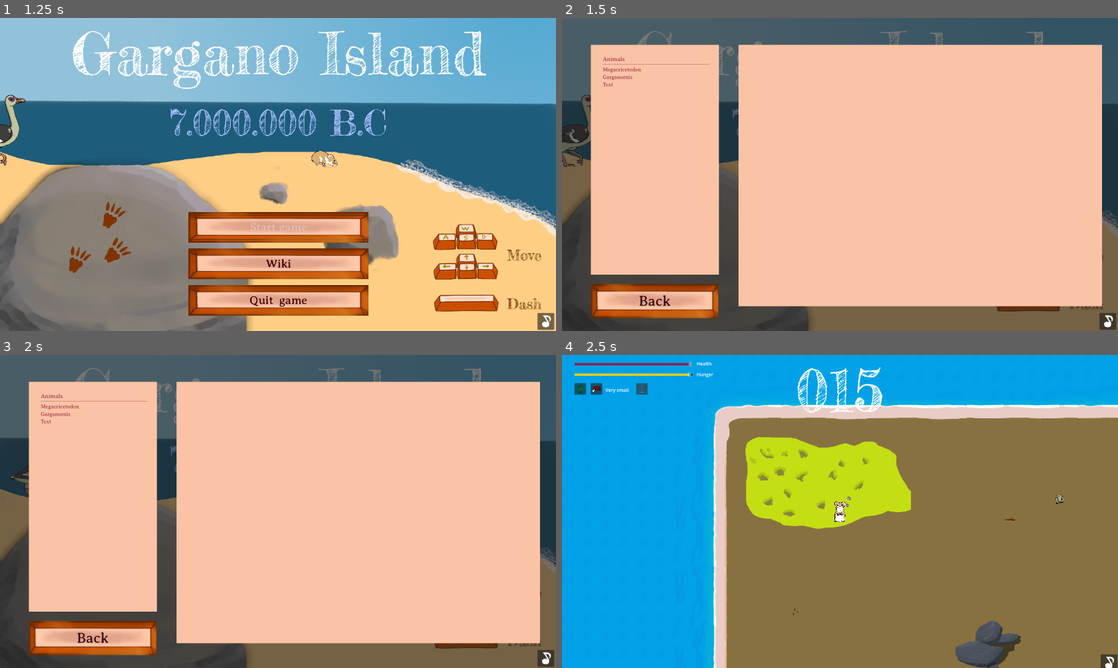
Above: before the commit, frames 1-4 (two rows, left to right).
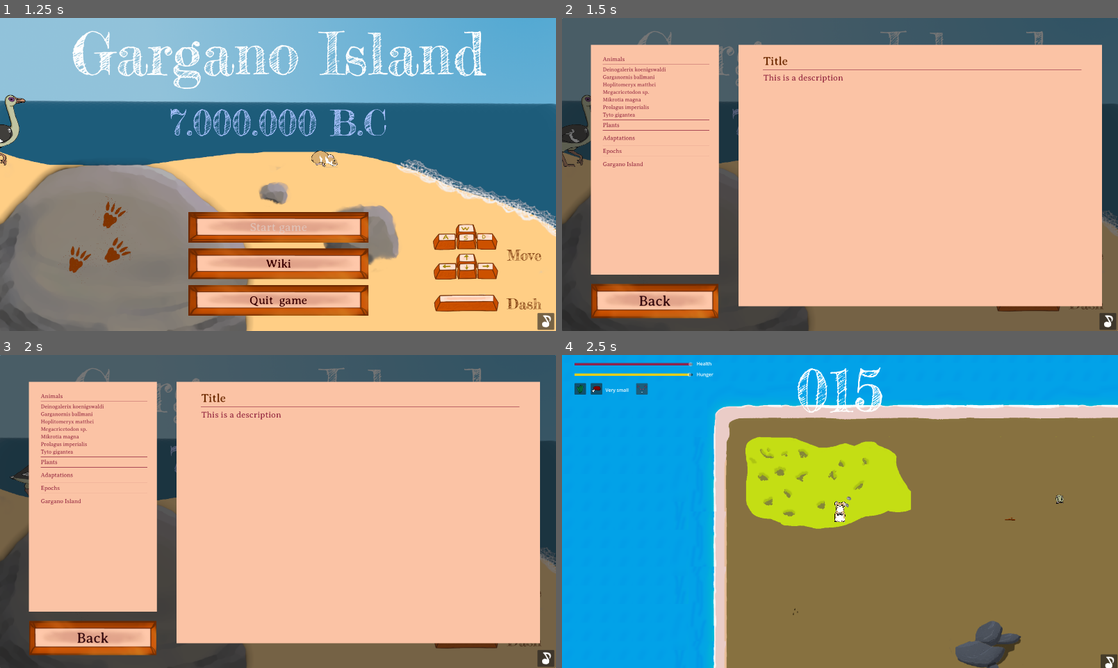
Above: after the commit, the same moments.

Repository: nialsiG/GMTK2024
Game: Godot game, scene res://scenes/Menus/start_menu.tscn
Same seed, same stepped clock (60 frames per second), same inputs: the game is played once before the commit and once after it. The engine's default icon, where the game draws it, is replaced by a stand-in: a white triangle on a blue panel in a dark square.
Inputs (mouse positions are in pixels of both pictures, inside the frame that each line leads up to):
- Up to frame 1 (1.25 s): click "Start game" at 0.5 s
- Up to frame 2 (1.5 s): click "Wiki" at 1.25 s
- Up to frame 3 (2 s): no input
- Up to frame 4 (2.5 s): click (656, 405) at 2 s, where only the run after the commit has a clickable "Deinogalerix koenigswaldi"

Frame 1 is identical in both runs. In frame 2, 0.9% of the frame differs, in the area x 7-94%, y 12-48%; in frame 3, 0.9%; in frame 4, nothing differs.

Commit message:
Wiki system + complete animal wiki + placeholder other wikis

Diff:
--- a/Gmtk 2024/resources/labels/text2.tres
+++ b/Gmtk 2024/resources/labels/text2.tres
@@ -4,5 +4,5 @@
 
 [resource]
 font = ExtResource("1_5hyxi")
-font_size = 50
+font_size = 40
 font_color = Color(0.423529, 0.160784, 0, 1)
--- /dev/null
+++ b/Gmtk 2024/resources/separators/wiki_separator.tres
@@ -0,0 +1,4 @@
+[gd_resource type="StyleBoxLine" format=3 uid="uid://cl4hfcpntbfjs"]
+
+[resource]
+color = Color(0.611765, 0.203922, 0.282353, 1)
--- a/Gmtk 2024/scenes/Animals/Garganomis.tscn
+++ b/Gmtk 2024/scenes/Animals/Garganomis.tscn
@@ -14,8 +14,6 @@
 
 [node name="deinogalerix2" instance=ExtResource("1_p3d56")]
 initial_size = 6
-acceleration = 1500.0
-friction = 1500.0
 animalName = "Undefined"
 
 [node name="CollisionShape2D" parent="." index="0"]
--- a/Gmtk 2024/scenes/Animals/Prolagus.tscn
+++ b/Gmtk 2024/scenes/Animals/Prolagus.tscn
@@ -4,8 +4,6 @@
 [ext_resource type="SpriteFrames" uid="uid://dkw3d75fcqhkx" path="res://assets/sprites/Animals/Prolagus/Prolagus.tres" id="3_ttf2r"]
 
 [node name="deinogalerix" instance=ExtResource("1_d7v0i")]
-acceleration = 1500.0
-friction = 1500.0
 animalName = "Undefined"
 
 [node name="Sprite2D" parent="." index="1"]
--- a/Gmtk 2024/scenes/Animals/Tyto.tscn
+++ b/Gmtk 2024/scenes/Animals/Tyto.tscn
@@ -16,8 +16,6 @@
 collision_layer = 2
 collision_mask = 2
 initial_size = 5
-acceleration = 1500.0
-friction = 1500.0
 animalName = "Undefined"
 
 [node name="CollisionShape2D" parent="." index="0"]
--- a/Gmtk 2024/scenes/Game/hud.gd
+++ b/Gmtk 2024/scenes/Game/hud.gd
@@ -62,7 +62,10 @@
 	var trophy_label = $FinalScoreContainer/TrophyLabel
 	var description_label = $FinalScoreContainer/DescriptionLabel
 	var grid = $FinalScoreContainer/ScrollContainer/GridContainer
+
+	_score_label.hide()
 	_score_label_2.text = str(_score)
+
 	if _score < 700:
 		trophy_label.text = "Meg-what?"
 		description_label.text = "You won't go down the fossil record... Try again!"
--- /dev/null
+++ b/Gmtk 2024/scenes/Menus/WikiButton.gd
@@ -0,0 +1,8 @@
+class_name  WikiButton extends Button
+
+@export var _texture: Texture2D = null
+@export var _title: String = ""
+@export_multiline var _text: String = ""
+
+func _ready():
+	self.text = _title
--- /dev/null
+++ b/Gmtk 2024/scenes/Menus/WikiContainer.gd
@@ -0,0 +1,16 @@
+extends Panel
+
+@export var button_array: Array[WikiButton]
+
+@onready var title_label: Label = %WikiRightTitleLabel
+@onready var text_label: RichTextLabel = %WikiRightTextLabel
+@onready var texture_rect: TextureRect = %WikiRightTexture2D
+
+func _ready():
+	for button in button_array:
+		button.pressed.connect(change_wiki.bind(button._title, button._text, button._texture))
+
+func change_wiki(title: String, text: String, texture: Texture2D):
+	title_label.text = title
+	text_label.text = text
+	texture_rect.texture = texture
--- a/Gmtk 2024/scenes/Menus/start_menu.tscn
+++ b/Gmtk 2024/scenes/Menus/start_menu.tscn
@@ -16,11 +16,23 @@
 [ext_resource type="LabelSettings" uid="uid://bn0y2ipsuysdl" path="res://resources/labels/title3.tres" id="9_o84i5"]
 [ext_resource type="Texture2D" uid="uid://ol0k8jj34cgk" path="res://assets/sprites/Other/Steps2.png" id="11_1th13"]
 [ext_resource type="FontFile" uid="uid://bxidviks1lwgv" path="res://assets/fonts/AveriaSerifLibre-Regular.ttf" id="15_50dkx"]
-[ext_resource type="LabelSettings" path="res://resources/labels/textOnRocks.tres" id="15_jujkx"]
-[ext_resource type="LabelSettings" path="res://resources/labels/wiki_label_settings.tres" id="17_7a77u"]
-[ext_resource type="Theme" path="res://resources/buttons/wiki_button_theme.tres" id="18_xu14w"]
+[ext_resource type="LabelSettings" uid="uid://jbgfdqi76xl4" path="res://resources/labels/textOnRocks.tres" id="15_jujkx"]
+[ext_resource type="Script" path="res://scenes/Menus/WikiContainer.gd" id="16_2gkxj"]
+[ext_resource type="LabelSettings" uid="uid://b41oa5u17ggre" path="res://resources/labels/wiki_label_settings.tres" id="17_7a77u"]
+[ext_resource type="LabelSettings" uid="uid://csfqvnijlr80y" path="res://resources/labels/text2.tres" id="18_di3cn"]
+[ext_resource type="Theme" uid="uid://bjp6a1iwnrfix" path="res://resources/buttons/wiki_button_theme.tres" id="18_xu14w"]
 [ext_resource type="PackedScene" uid="uid://bihcqbrqqb7t3" path="res://scenes/Menus/SettingsMenu.tscn" id="19_lkmx4"]
+[ext_resource type="Texture2D" uid="uid://pcse7r81lgcx" path="res://assets/sprites/Animals/Deino/Deinogalerix_moving_right.png" id="19_rsu41"]
+[ext_resource type="StyleBox" uid="uid://cl4hfcpntbfjs" path="res://resources/separators/wiki_separator.tres" id="19_wlh74"]
+[ext_resource type="FontFile" uid="uid://f20dv1ddhiyi" path="res://assets/fonts/AveriaSerifLibre-Italic.ttf" id="20_7m6mi"]
+[ext_resource type="Texture2D" uid="uid://61y76uxq6atj" path="res://assets/sprites/Player/hamster_idle_face_01.png" id="20_652tj"]
+[ext_resource type="Texture2D" uid="uid://caucxobavns3f" path="res://assets/sprites/Animals/garganomis/Garganornis_right_02.png" id="21_4t224"]
+[ext_resource type="PackedScene" uid="uid://dtvf1kbb85s3j" path="res://scenes/Menus/wiki_button.tscn" id="21_48d6r"]
 [ext_resource type="Script" path="res://scenes/Technicals/GameSoundPlayer.gd" id="21_j3qwn"]
+[ext_resource type="Texture2D" uid="uid://ll1ov2li5vb" path="res://assets/sprites/Animals/Mikrotia/Mikrotia_moving_right_01.png" id="21_ment8"]
+[ext_resource type="Texture2D" uid="uid://djmcakjon4rh8" path="res://assets/sprites/icon.svg" id="22_8pmt2"]
+[ext_resource type="Texture2D" uid="uid://cdmenn5rhrsrd" path="res://assets/sprites/Animals/Prolagus/Prolagus_Top.png" id="25_0twsy"]
+[ext_resource type="Texture2D" uid="uid://ce1oenlfr8aid" path="res://assets/sprites/Animals/Tyto/Tyto_moving_down.png" id="26_8u6xl"]
 
 [sub_resource type="LabelSettings" id="LabelSettings_6q3vm"]
 font = ExtResource("5_qj008")
@@ -29,11 +41,6 @@
 
 [sub_resource type="StyleBoxTexture" id="StyleBoxTexture_0lqv6"]
 texture = ExtResource("8_0vaqb")
-
-[sub_resource type="StyleBoxLine" id="StyleBoxLine_2ddwe"]
-color = Color(0.611765, 0.203922, 0.282353, 1)
-
-[sub_resource type="StyleBoxEmpty" id="StyleBoxEmpty_jif0o"]
 
 [node name="start_menu" type="Node"]
 process_mode = 3
@@ -243,7 +250,7 @@
 label_settings = ExtResource("15_jujkx")
 horizontal_alignment = 1
 
-[node name="WikiContainer" type="Panel" parent="CanvasLayer/Buttons"]
+[node name="WikiContainer" type="Panel" parent="CanvasLayer/Buttons" node_paths=PackedStringArray("button_array")]
 visible = false
 layout_mode = 1
 anchors_preset = 15
@@ -251,9 +258,213 @@
 anchor_bottom = 1.0
 grow_horizontal = 2
 grow_vertical = 2
+script = ExtResource("16_2gkxj")
+button_array = [NodePath("LeftPanel/VBoxContainer/WikiButton"), NodePath("LeftPanel/VBoxContainer/WikiButton2"), NodePath("LeftPanel/VBoxContainer/WikiButton3"), NodePath("LeftPanel/VBoxContainer/WikiButton4"), NodePath("LeftPanel/VBoxContainer/WikiButton5"), NodePath("LeftPanel/VBoxContainer/WikiButton6"), NodePath("LeftPanel/VBoxContainer/WikiButton7")]
+
+[node name="LeftPanel" type="ColorRect" parent="CanvasLayer/Buttons/WikiContainer"]
+layout_mode = 1
+anchors_preset = 8
+anchor_left = 0.5
+anchor_top = 0.5
+anchor_right = 0.5
+anchor_bottom = 0.5
+offset_left = -860.0
+offset_top = -448.0
+offset_right = -418.0
+offset_bottom = 345.0
+grow_horizontal = 2
+grow_vertical = 2
+color = Color(0.984314, 0.764706, 0.647059, 1)
+
+[node name="VBoxContainer" type="VBoxContainer" parent="CanvasLayer/Buttons/WikiContainer/LeftPanel"]
+layout_mode = 1
+anchors_preset = 15
+anchor_right = 1.0
+anchor_bottom = 1.0
+offset_left = 41.0
+offset_top = 39.0
+offset_right = -34.0
+offset_bottom = -39.0
+grow_horizontal = 2
+grow_vertical = 2
+
+[node name="Label" type="Label" parent="CanvasLayer/Buttons/WikiContainer/LeftPanel/VBoxContainer"]
+layout_mode = 2
+text = "Animals"
+label_settings = ExtResource("17_7a77u")
+
+[node name="HSeparator" type="HSeparator" parent="CanvasLayer/Buttons/WikiContainer/LeftPanel/VBoxContainer"]
+layout_mode = 2
+theme_override_constants/separation = 5
+theme_override_styles/separator = ExtResource("19_wlh74")
+
+[node name="WikiButton" parent="CanvasLayer/Buttons/WikiContainer/LeftPanel/VBoxContainer" instance=ExtResource("21_48d6r")]
+layout_mode = 2
+_texture = ExtResource("19_rsu41")
+_title = "Deinogalerix koenigswaldi"
+_text = "With a name meaning “Terrible Galerix”, [i]Deinogalerix[/i] is a gymnure, a cousin of hedgehogs with no quills. About 60 cm long, its long jaws and sharp teeth are perfectly adapted to eat small prey. It was only found on Gargano Island during the late Miocene."
+
+[node name="WikiButton2" parent="CanvasLayer/Buttons/WikiContainer/LeftPanel/VBoxContainer" instance=ExtResource("21_48d6r")]
+layout_mode = 2
+_texture = ExtResource("21_4t224")
+_title = "Garganornis ballmani"
+_text = "[i]Garganornis[/i] (“Gargano bird”) was a large Anatidae (the family of swans, geese and ducks). Thicker leg bones and short and robust wings suggest that it was flightless. This lifestyle was likely the result of its size increase, which acted as a deterrent to predators. Its estimated weight ranged between 15 and 22 kilograms, larger than any living Anatidae."
+
+[node name="WikiButton3" parent="CanvasLayer/Buttons/WikiContainer/LeftPanel/VBoxContainer" instance=ExtResource("21_48d6r")]
+layout_mode = 2
+_texture = ExtResource("22_8pmt2")
+_title = "Hoplitomeryx matthei"
+_text = "Also known as prongdeer, Hoplitomeryx is an extinct ruminant endemic to Gargano Island. It is famous for its five horns, as well as protruding canines reminiscent of the extant musk deer. They showed a huge diversity of sizes and morphologies: it could be explained by the lack of predators on the island, with the exception of the giant owl Tyto."
+
+[node name="WikiButton4" parent="CanvasLayer/Buttons/WikiContainer/LeftPanel/VBoxContainer" instance=ExtResource("21_48d6r")]
+layout_mode = 2
+_texture = ExtResource("20_652tj")
+_title = "Megacricetodon sp."
+_text = "The Megs belong to an extinct genus of hamsters that was found from Western Europe to China during the Miocene. It was remarkably diverse and abundant. Perhaps not as impressive as other Megs (which happens to be the nicknames for a large dinosaur Megalosaurus AND a gigantic shark Otodus megalodon), their adaptability was peerless!"
+
+[node name="WikiButton5" parent="CanvasLayer/Buttons/WikiContainer/LeftPanel/VBoxContainer" instance=ExtResource("21_48d6r")]
+layout_mode = 2
+_texture = ExtResource("21_ment8")
+_title = "Mikrotia magna"
+_text = "An extinct rodent from the mice family (the Muridae), Mikrotia was found everywhere in Gargano throughout the upper Miocene. The oldest Mikrotia species were small and had teeth similar to extant mice - suggesting an omnivorous diet. By the end of the Miocene, Mikrotia magna was much larger and had evolved high-crowned, ridged teeth adapted to herbivory."
+
+[node name="WikiButton6" parent="CanvasLayer/Buttons/WikiContainer/LeftPanel/VBoxContainer" instance=ExtResource("21_48d6r")]
+layout_mode = 2
+_texture = ExtResource("25_0twsy")
+_title = "Prolagus imperialis"
+_text = "Prolagus is an extinct genus of pika - the same family as rabbits. Prolagus emerged during the early Miocene but survived on several Mediterranean islands until Roman times. Prolagus imperialis was endemic to Gargano Island, and it weighed about 5 kilograms - making it the largest pika ever described."
+
+[node name="WikiButton7" parent="CanvasLayer/Buttons/WikiContainer/LeftPanel/VBoxContainer" instance=ExtResource("21_48d6r")]
+layout_mode = 2
+_texture = ExtResource("26_8u6xl")
+_title = "Tyto gigantea"
+_text = "This cousin of the Western barn owl was twice as large. It is thought that the large size of Tyto gigantea was an adaptation to the larger preys on Gargano Island. Just like the extant eagle-owl, it may have been able to prey on the large pika Prolagus and even small ungulates such as Hoplitomeryx calves."
+
+[node name="HSeparator2" type="HSeparator" parent="CanvasLayer/Buttons/WikiContainer/LeftPanel/VBoxContainer"]
+layout_mode = 2
+theme_override_constants/separation = 5
+theme_override_styles/separator = ExtResource("19_wlh74")
+
+[node name="Label2" type="Label" parent="CanvasLayer/Buttons/WikiContainer/LeftPanel/VBoxContainer"]
+layout_mode = 2
+text = "Plants"
+label_settings = ExtResource("17_7a77u")
+
+[node name="HSeparator3" type="HSeparator" parent="CanvasLayer/Buttons/WikiContainer/LeftPanel/VBoxContainer"]
+layout_mode = 2
+theme_override_constants/separation = 5
+theme_override_styles/separator = ExtResource("19_wlh74")
+
+[node name="HSeparator4" type="HSeparator" parent="CanvasLayer/Buttons/WikiContainer/LeftPanel/VBoxContainer"]
+layout_mode = 2
+theme_override_constants/separation = 5
+theme_override_styles/separator = ExtResource("19_wlh74")
+
+[node name="Label3" type="Label" parent="CanvasLayer/Buttons/WikiContainer/LeftPanel/VBoxContainer"]
+layout_mode = 2
+text = "Adaptations"
+label_settings = ExtResource("17_7a77u")
+
+[node name="HSeparator5" type="HSeparator" parent="CanvasLayer/Buttons/WikiContainer/LeftPanel/VBoxContainer"]
+layout_mode = 2
+theme_override_constants/separation = 5
+theme_override_styles/separator = ExtResource("19_wlh74")
+
+[node name="HSeparator6" type="HSeparator" parent="CanvasLayer/Buttons/WikiContainer/LeftPanel/VBoxContainer"]
+layout_mode = 2
+theme_override_constants/separation = 5
+theme_override_styles/separator = ExtResource("19_wlh74")
+
+[node name="Label4" type="Label" parent="CanvasLayer/Buttons/WikiContainer/LeftPanel/VBoxContainer"]
+layout_mode = 2
+text = "Epochs"
+label_settings = ExtResource("17_7a77u")
+
+[node name="HSeparator7" type="HSeparator" parent="CanvasLayer/Buttons/WikiContainer/LeftPanel/VBoxContainer"]
+layout_mode = 2
+theme_override_constants/separation = 5
+theme_override_styles/separator = ExtResource("19_wlh74")
+
+[node name="HSeparator8" type="HSeparator" parent="CanvasLayer/Buttons/WikiContainer/LeftPanel/VBoxContainer"]
+layout_mode = 2
+theme_override_constants/separation = 5
+theme_override_styles/separator = ExtResource("19_wlh74")
+
+[node name="Label5" type="Label" parent="CanvasLayer/Buttons/WikiContainer/LeftPanel/VBoxContainer"]
+layout_mode = 2
+text = "Gargano Island"
+label_settings = ExtResource("17_7a77u")
+
+[node name="HSeparator9" type="HSeparator" parent="CanvasLayer/Buttons/WikiContainer/LeftPanel/VBoxContainer"]
+layout_mode = 2
+theme_override_constants/separation = 5
+theme_override_styles/separator = ExtResource("19_wlh74")
+
+[node name="RightPanel" type="ColorRect" parent="CanvasLayer/Buttons/WikiContainer"]
+layout_mode = 1
+anchors_preset = 8
+anchor_left = 0.5
+anchor_top = 0.5
+anchor_right = 0.5
+anchor_bottom = 0.5
+offset_left = -350.0
+offset_top = -448.0
+offset_right = 905.0
+offset_bottom = 455.0
+grow_horizontal = 2
+grow_vertical = 2
+color = Color(0.984314, 0.764706, 0.647059, 1)
+
+[node name="VBoxContainer" type="VBoxContainer" parent="CanvasLayer/Buttons/WikiContainer/RightPanel"]
+layout_mode = 1
+anchors_preset = 15
+anchor_right = 1.0
+anchor_bottom = 1.0
+offset_left = 85.0
+offset_top = 34.0
+offset_right = -72.0
+offset_bottom = -34.0
+grow_horizontal = 2
+grow_vertical = 2
+theme = ExtResource("18_xu14w")
+
+[node name="WikiRightTitleLabel" type="Label" parent="CanvasLayer/Buttons/WikiContainer/RightPanel/VBoxContainer"]
+unique_name_in_owner = true
+layout_mode = 2
+text = "Title"
+label_settings = ExtResource("18_di3cn")
+
+[node name="HSeparator" type="HSeparator" parent="CanvasLayer/Buttons/WikiContainer/RightPanel/VBoxContainer"]
+layout_mode = 2
+theme_override_constants/separation = 5
+theme_override_styles/separator = ExtResource("19_wlh74")
+
+[node name="WikiRightTexture2D" type="TextureRect" parent="CanvasLayer/Buttons/WikiContainer/RightPanel/VBoxContainer"]
+unique_name_in_owner = true
+layout_mode = 2
+stretch_mode = 4
+
+[node name="WikiRightTextLabel" type="RichTextLabel" parent="CanvasLayer/Buttons/WikiContainer/RightPanel/VBoxContainer"]
+unique_name_in_owner = true
+layout_mode = 2
+focus_mode = 2
+theme_override_colors/default_color = Color(0.611765, 0.203922, 0.282353, 1)
+theme_override_colors/font_selected_color = Color(1, 1, 1, 1)
+theme_override_fonts/normal_font = ExtResource("15_50dkx")
+theme_override_fonts/italics_font = ExtResource("20_7m6mi")
+theme_override_font_sizes/normal_font_size = 30
+theme_override_font_sizes/bold_font_size = 30
+theme_override_font_sizes/italics_font_size = 30
+theme_override_font_sizes/bold_italics_font_size = 30
+theme_override_font_sizes/mono_font_size = 30
+bbcode_enabled = true
+text = "This is a description"
+fit_content = true
+autowrap_mode = 2
+selection_enabled = true
 
 [node name="back_button" type="Button" parent="CanvasLayer/Buttons/WikiContainer"]
-layout_mode = 2
+layout_mode = 0
 offset_left = 101.0
 offset_top = 928.0
 offset_right = 540.0
@@ -270,106 +481,6 @@
 theme_override_styles/disabled = ExtResource("7_1ysxi")
 text = "Back"
 
-[node name="RightPanel" type="ColorRect" parent="CanvasLayer/Buttons/WikiContainer"]
-layout_mode = 1
-anchors_preset = 8
-anchor_left = 0.5
-anchor_top = 0.5
-anchor_right = 0.5
-anchor_bottom = 0.5
-offset_left = -350.0
-offset_top = -448.0
-offset_right = 905.0
-offset_bottom = 455.0
-grow_horizontal = 2
-grow_vertical = 2
-color = Color(0.984314, 0.764706, 0.647059, 1)
-
-[node name="VBoxContainer" type="VBoxContainer" parent="CanvasLayer/Buttons/WikiContainer/RightPanel"]
-layout_mode = 1
-anchors_preset = 15
-anchor_right = 1.0
-anchor_bottom = 1.0
-offset_left = 47.0
-offset_top = 34.0
-offset_right = -34.0
-offset_bottom = -34.0
-grow_horizontal = 2
-grow_vertical = 2
-
-[node name="LeftPanel" type="ColorRect" parent="CanvasLayer/Buttons/WikiContainer"]
-layout_mode = 1
-anchors_preset = 8
-anchor_left = 0.5
-anchor_top = 0.5
-anchor_right = 0.5
-anchor_bottom = 0.5
-offset_left = -860.0
-offset_top = -448.0
-offset_right = -418.0
-offset_bottom = 345.0
-grow_horizontal = 2
-grow_vertical = 2
-color = Color(0.984314, 0.764706, 0.647059, 1)
-
-[node name="VBoxContainer" type="VBoxContainer" parent="CanvasLayer/Buttons/WikiContainer/LeftPanel"]
-layout_mode = 1
-anchors_preset = 15
-anchor_right = 1.0
-anchor_bottom = 1.0
-offset_left = 41.0
-offset_top = 39.0
-offset_right = -34.0
-offset_bottom = -39.0
-grow_horizontal = 2
-grow_vertical = 2
-
-[node name="Label" type="Label" parent="CanvasLayer/Buttons/WikiContainer/LeftPanel/VBoxContainer"]
-layout_mode = 2
-text = "Animals"
-label_settings = ExtResource("17_7a77u")
-
-[node name="HSeparator" type="HSeparator" parent="CanvasLayer/Buttons/WikiContainer/LeftPanel/VBoxContainer"]
-layout_mode = 2
-theme_override_constants/separation = 5
-theme_override_styles/separator = SubResource("StyleBoxLine_2ddwe")
-
-[node name="ButtonMegacricetodon" type="Button" parent="CanvasLayer/Buttons/WikiContainer/LeftPanel/VBoxContainer"]
-layout_mode = 2
-theme = ExtResource("18_xu14w")
-theme_override_colors/font_color = Color(0.611765, 0.203922, 0.282353, 1)
-theme_override_colors/font_pressed_color = Color(0.721569, 0.682353, 0.690196, 1)
-theme_override_colors/font_hover_color = Color(0.941176, 0.941176, 0.941176, 1)
-theme_override_colors/font_focus_color = Color(0.941176, 0.941176, 0.941176, 1)
-theme_override_fonts/font = ExtResource("15_50dkx")
-theme_override_styles/normal = SubResource("StyleBoxEmpty_jif0o")
-text = "Megacricetodon"
-alignment = 0
-
-[node name="ButtonGarganornis" type="Button" parent="CanvasLayer/Buttons/WikiContainer/LeftPanel/VBoxContainer"]
-layout_mode = 2
-theme = ExtResource("18_xu14w")
-theme_override_colors/font_color = Color(0.611765, 0.203922, 0.282353, 1)
-theme_override_colors/font_pressed_color = Color(0.721569, 0.682353, 0.690196, 1)
-theme_override_colors/font_hover_color = Color(0.941176, 0.941176, 0.941176, 1)
-theme_override_colors/font_focus_color = Color(0.941176, 0.941176, 0.941176, 1)
-theme_override_fonts/font = ExtResource("15_50dkx")
-theme_override_styles/normal = SubResource("StyleBoxEmpty_jif0o")
-text = "Garganornis"
-alignment = 0
-
-[node name="Button" type="Button" parent="CanvasLayer/Buttons/WikiContainer/LeftPanel/VBoxContainer"]
-layout_mode = 2
-theme = ExtResource("18_xu14w")
-theme_override_colors/font_color = Color(0.611765, 0.203922, 0.282353, 1)
-theme_override_colors/font_pressed_color = Color(0.721569, 0.682353, 0.690196, 1)
-theme_override_colors/font_hover_color = Color(0.941176, 0.941176, 0.941176, 1)
-theme_override_colors/font_focus_color = Color(0.941176, 0.941176, 0.941176, 1)
-theme_override_fonts/font = ExtResource("15_50dkx")
-theme_override_styles/normal = SubResource("StyleBoxEmpty_jif0o")
-text = "Text"
-alignment = 0
-
 [node name="SettingsMenu" parent="CanvasLayer" instance=ExtResource("19_lkmx4")]
 anchors_preset = 3
 anchor_left = 1.0
--- /dev/null
+++ b/Gmtk 2024/scenes/Menus/wiki_button.tscn
@@ -0,0 +1,31 @@
+[gd_scene load_steps=8 format=3 uid="uid://dtvf1kbb85s3j"]
+
+[ext_resource type="Theme" uid="uid://bjp6a1iwnrfix" path="res://resources/buttons/wiki_button_theme.tres" id="1_leecr"]
+[ext_resource type="Script" path="res://scenes/Menus/WikiButton.gd" id="2_bo7jf"]
+
+[sub_resource type="StyleBoxEmpty" id="StyleBoxEmpty_v8bt5"]
+
+[sub_resource type="StyleBoxEmpty" id="StyleBoxEmpty_rr0bt"]
+
+[sub_resource type="StyleBoxEmpty" id="StyleBoxEmpty_nv8q8"]
+
+[sub_resource type="StyleBoxEmpty" id="StyleBoxEmpty_chyqr"]
+
+[sub_resource type="StyleBoxEmpty" id="StyleBoxEmpty_4qcgj"]
+
+[node name="WikiButton" type="Button"]
+offset_right = 8.0
+offset_bottom = 8.0
+theme = ExtResource("1_leecr")
+theme_override_colors/font_color = Color(0.611765, 0.203922, 0.282353, 1)
+theme_override_colors/font_pressed_color = Color(0.921605, 0.668287, 0.702018, 1)
+theme_override_colors/font_hover_color = Color(0.92, 0.874, 0.880133, 1)
+theme_override_colors/font_focus_color = Color(0.92, 0.874, 0.880133, 1)
+theme_override_styles/normal = SubResource("StyleBoxEmpty_v8bt5")
+theme_override_styles/hover = SubResource("StyleBoxEmpty_rr0bt")
+theme_override_styles/pressed = SubResource("StyleBoxEmpty_nv8q8")
+theme_override_styles/disabled = SubResource("StyleBoxEmpty_chyqr")
+theme_override_styles/focus = SubResource("StyleBoxEmpty_4qcgj")
+text = "Wiki button"
+alignment = 0
+script = ExtResource("2_bo7jf")
Binary file added: Gmtk 2024/assets/fonts/AveriaSerifLibre-Italic.ttf
Not shown, added: Gmtk 2024/assets/fonts/AveriaSerifLibre-Italic.ttf.import
Not shown: 1 places in Gmtk 2024/scenes/Menus/start_menu.tscn that only renumber resources
